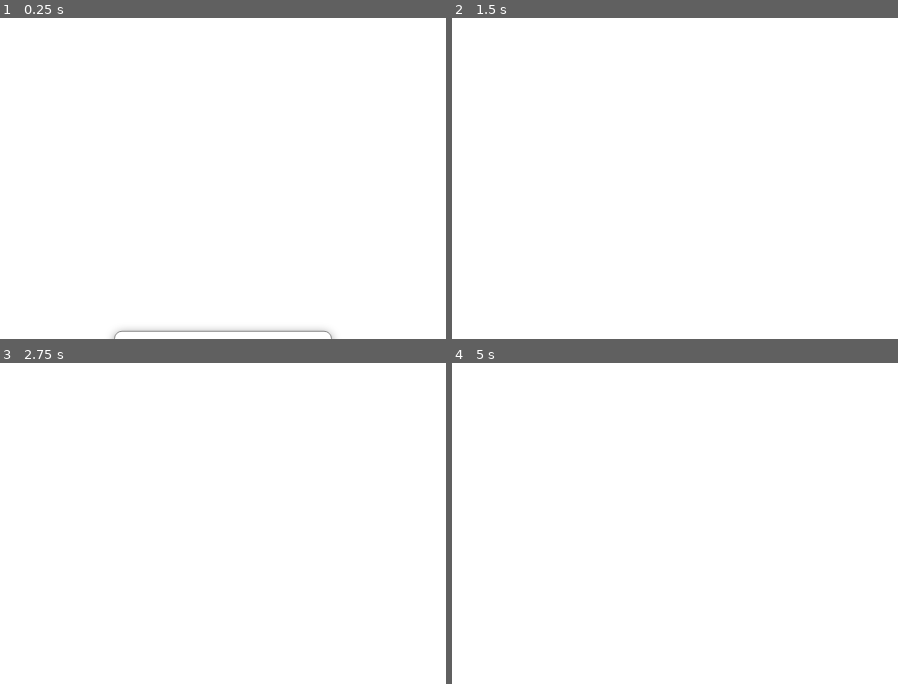
Above: before the commit, frames 1-4 (two rows, left to right).
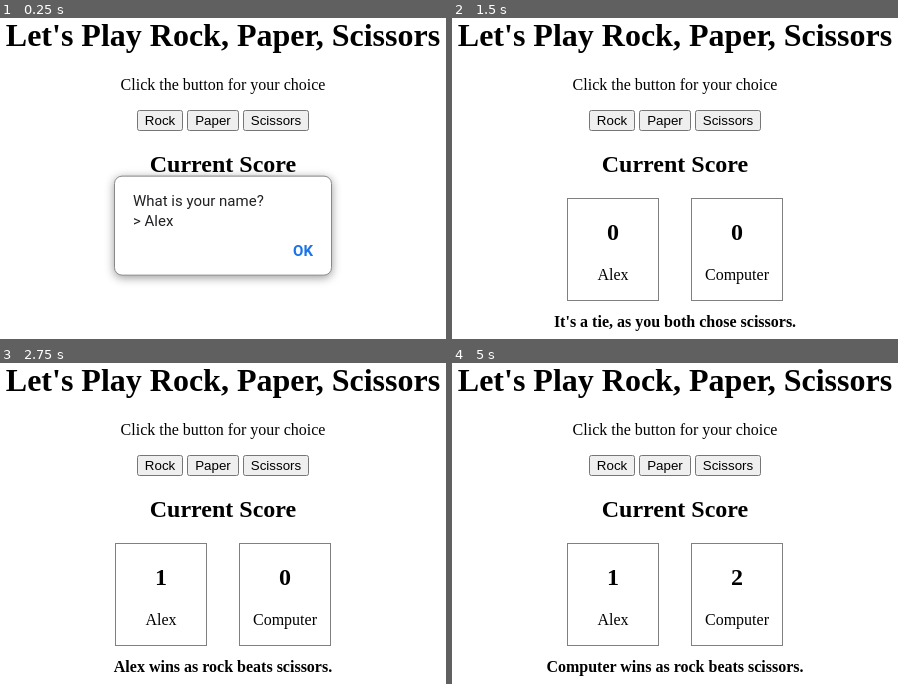
Above: after the commit, the same moments.

Repository: mmart007/rock-paper-scissors
Game: browser game, page index.html
Two runs of this game, one before a commit and one after it. Both use one fixed random seed, a clock stepped at 60 frames per second and the inputs below. When the page shows a pop-up message, it is drawn as a white box for half a second while everything else waits; a line starting with > is the answer the replay typed.
Inputs (mouse positions are in pixels of both pictures, inside the frame that each line leads up to):
- Up to frame 1 (0.25 s): no input
- Up to frame 2 (1.5 s): click (728, 120) at 1.27 s, where only the run after the commit has a clickable "Scissors"
- Up to frame 3 (2.75 s): click (214, 465) at 1.87 s, where only the run after the commit has a clickable "Paper"; click (160, 465) at 2.02 s, where only the run after the commit has a clickable "Rock"; click (160, 465) at 2.47 s, where only the run after the commit has a clickable "Rock"
- Up to frame 4 (5 s): click (666, 465) at 3.07 s, where only the run after the commit has a clickable "Paper"; click (728, 465) at 3.67 s, where only the run after the commit has a clickable "Scissors"; click (612, 465) at 4.27 s, where only the run after the commit has a clickable "Rock"; click (666, 465) at 4.52 s, where only the run after the commit has a clickable "Paper"; click (728, 465) at 4.87 s, where only the run after the commit has a clickable "Scissors"

The runs differ from the first frame. In frame 1, 7.8% of the frame differs, in the area x 1-99%, y 1-100%; in frame 2, 6.6%; in frame 3, 6.5%; in frame 4, 6.7%.

Commit message:
updated game to have UI

Diff:
--- a/game.js
+++ b/game.js
@@ -1,3 +1,31 @@
+let humanScore=0;
+let computerScore = 0;
+let playerName = prompt('What is your name?');
+const rock = document.querySelector('#rock');
+const paper = document.querySelector('#paper');
+const scissors = document.querySelector('#scissors');
+const pScore = document.querySelector('#player');
+const cScore = document.querySelector('#computer');
+const body = document.querySelector('body');
+const pName = document.querySelector('#playerName');
+pName.textContent = playerName;
+
+rock.addEventListener('click', (event) => {
+playRound(event.target.id, getComputerChoice());
+})
+
+paper.addEventListener('click', (event) => {
+playRound(event.target.id, getComputerChoice());
+})
+
+scissors.addEventListener('click', (event) => {
+playRound(event.target.id, getComputerChoice());
+})
+
+const resultBoard = document.createElement('div')
+resultBoard.style.paddingTop = '12px';
+resultBoard.style.fontWeight = '700';
+
 function getComputerChoice() {
     let rnum = Math.floor(Math.random()*3);
     switch (rnum) {
@@ -16,41 +44,52 @@
     }
 }
 
-function getHumanChoice() {
-    return prompt('Choose rock, paper or scissors').toLowerCase();
-}
+function playRound(humanChoice, computerChoice) {
 
-
-function playGame(){
-let humanScore = 0;
-let computerScore = 0;
-
-for(let round =1; round<=5; round++){
-    playRound(getHumanChoice(), getComputerChoice());
-}
-
-let gameResult = '';
-if (humanScore > computerScore) {
-    alert(`The human wins ${humanScore}-${computerScore}.`)
-} else if (computerScore > humanScore) {
-    alert(`The computer wins ${computerScore}-${humanScore}.`)
-} else {
-    alert(`It's a tie: ${humanScore}-${computerScore}.`)
-}
-
-function playRound(humanChoice, computerChoice) {
     if(humanChoice===computerChoice){
-        //no action needed as it's a tie
+        resultBoard.textContent = `It's a tie, as you both chose ${humanChoice}.`
     } else if (
         (humanChoice ==='rock' && computerChoice === 'scissors') ||
         (humanChoice ==='paper'&& computerChoice === 'rock') ||
         (humanChoice ==='scissors' && computerChoice === 'paper')){
             humanScore++;
+            resultBoard.textContent = `${playerName} wins as ${humanChoice} beats ${computerChoice}.`;
         } else {
             computerScore++;
+            resultBoard.textContent = `Computer wins as ${computerChoice} beats ${humanChoice}.`;
         }
+    pScore.textContent = humanScore;
+    cScore.textContent = computerScore;
+    body.appendChild(resultBoard);
+    playGame();
 
 }
+
+function playGame(){
+    if(humanScore === 5 || computerScore === 5){
+        humanScore === 5 ? alert(`${playerName} wins! Click ok to play again`):
+            alert('The computer Wins! Click ok to play again');
+        cScore.textContent = humanScore = 0;
+        pScore.textContent = computerScore = 0;
+        resultBoard.textContent = '';
+    }
 }
 
-playGame();
+
+
+
+
+
+/* In our UI, the player should be able to play the game by clicking on buttons
+rather than typing their answer in a prompt.
+
+
+Display the running score, and announce a winner of the game once one player reaches 5 points.
+You will likely have to refactor (rework/rewrite) your original code to make it work for this. That’s OK! Reworking old code is an important part of a programmer’s life.
+Once you’re all done with your UI and made sure everything’s satisfactory, ensure all of your changes are committed to the rps-ui branch with git status before continuing.
+Now let’s take a look at how we can merge the changes from our rps-ui branch back to our main branch.
+Checkout the branch we want to merge INTO i.e. main with the command git checkout main.
+Now let’s merge our rps-ui branch into main, our current branch, with git merge rps-ui.
+If everything goes fine, our rps-ui branch is now successfully merged with main! Use git log and you’ll see all the commits you’ve made to your feature branch on top of the commits you made to the main branch. Now for our final step!
+Let’s push our main branch into our remote repo by running git push origin main . Go to your GitHub repo and you’ll see that our main branch will have all the changes and commits you made to the rps-ui branch. Congratulations! You’ve successfully pushed your first feature into your production branch!
+Now that we have all our code in the main branch, we don’t really need our rps-ui branch anymore. Let’s do some cleanup, both locally and in the remote repo. Delete the branch from our local repo with git branch -d rps-ui and also delete it from the remote repo on GitHub with git push origin --delete rps-ui. Congrats, we’re all done with our cleanup! */
--- a/index.html
+++ b/index.html
@@ -1,6 +1,29 @@
 <!DOCTYPE html>
 <html>
+<head>
+    <meta charset="UTF-8" />
+    <meta name="viewport" content="width=device-width, initial-scale=1.0" />
+    <title>Rock, Paper, Scissors</title>
+    <link rel="stylesheet" href="style.css" />
+</head>
 <body>
+    <h1>Let's Play Rock, Paper, Scissors</h1>
+    <p>Click the button for your choice</p>
+    <button id="rock">Rock</button>
+    <button id="paper">Paper</button>
+    <button id="scissors">Scissors</button>
+
+    <h2>Current Score</h2>
+    <div id="scoreboard">
+        <div class="score">
+            <h2  id="player"></h2>
+            <p id ='playerName'>Player</p>
+        </div>
+        <div class='score'>
+            <h2  id="computer"></h2>
+            <p>Computer</p>
+        </div>
+    </div>
+</body>
 <script src="game.js"></script>
-</body>
 </html>
--- /dev/null
+++ b/style.css
@@ -0,0 +1,20 @@
+*{
+    text-align: center;
+}
+
+#scoreboard {
+    display: flex;
+    gap: 32px;
+    justify-content: center;
+}
+.score {
+    width: 90px;
+    border: 1px solid grey;
+    text-align: center;
+}
+
+.scoreboard h2 {
+    font-size: 60px;
+    font-weight: 900;
+    padding: 0;
+}
